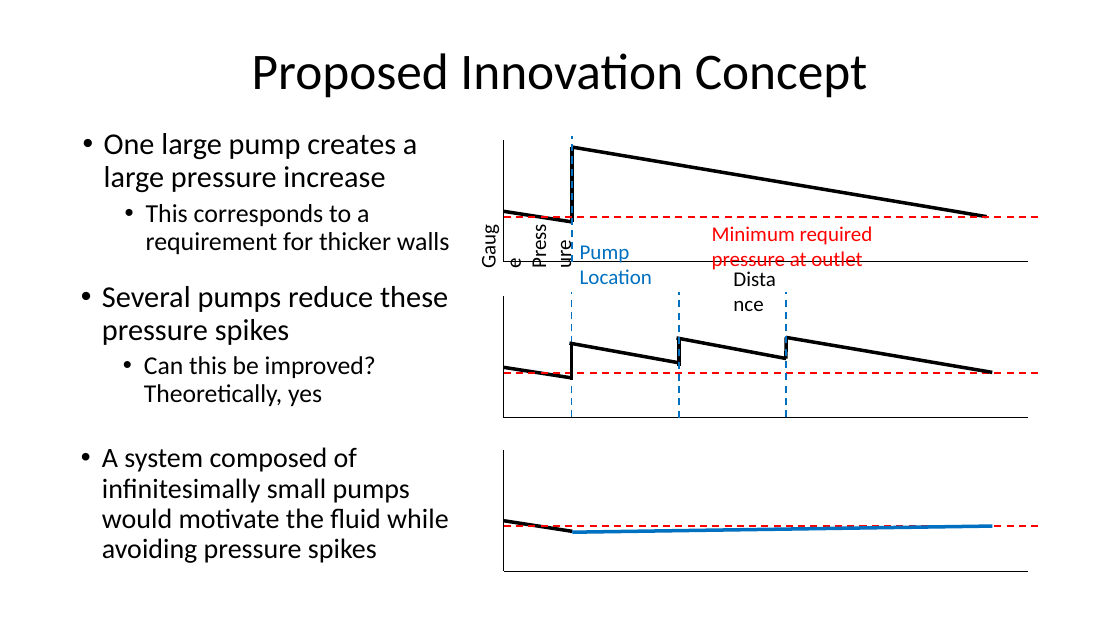
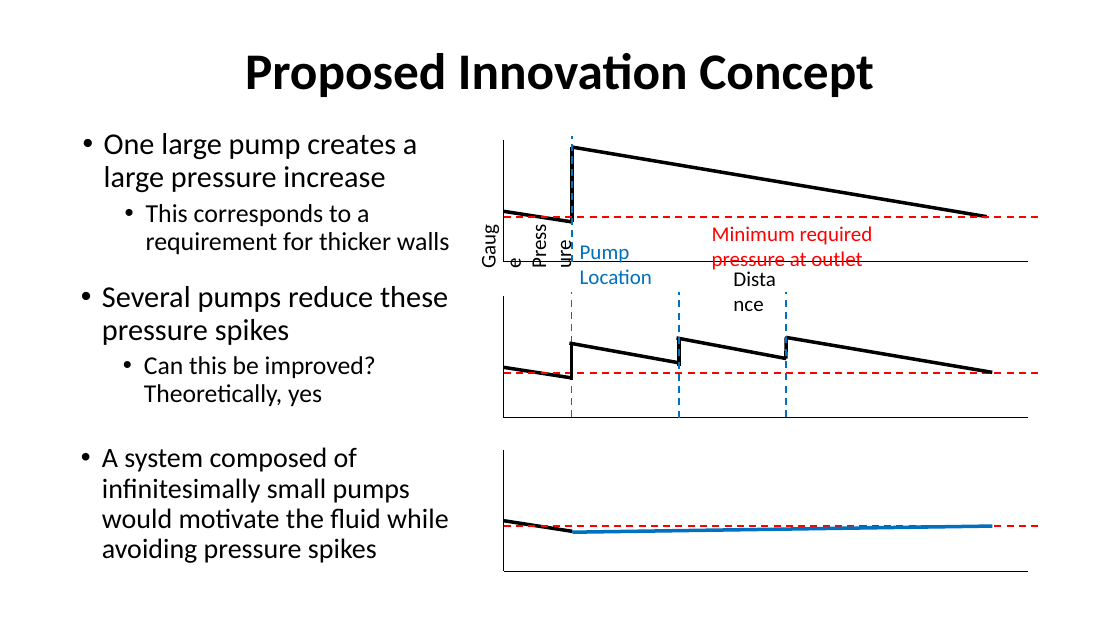
Before and after one commit to jamar1391/hello-world, a slide deck: slide 9 of dev/fluor/The AquaDucks/The AquaDucks Presentation.pptx (slide 7 before the commit). Drawn at 1120x630 pixels with LibreOffice and Linux fonts; fonts in the diff are those of the drawing. Boxes give left, top, right and bottom in pixels: in the first picture for what was removed or moved away, otherwise in the second. Text is boxed around its words. In the diff, an @@ line names an element or a change of style, - is before the commit and + after.

```diff
--- a/dev/fluor/The AquaDucks/The AquaDucks Presentation.pptx
+++ b/dev/fluor/The AquaDucks/The AquaDucks Presentation.pptx
@@ title "Proposed Innovation Concept" at <box>245,53,874,97</box>: bold on @@
```
Also in this commit, not shown: 2 other slides changed, 2 slides added, 1 slide removed, 8 other files.
